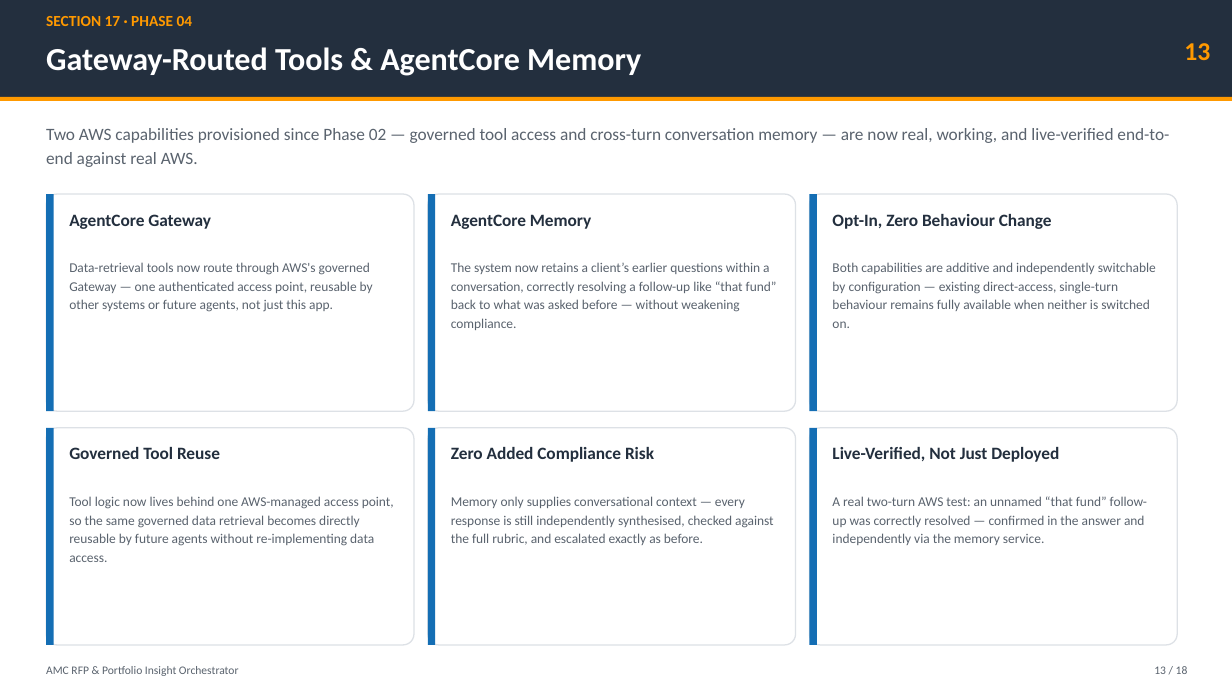
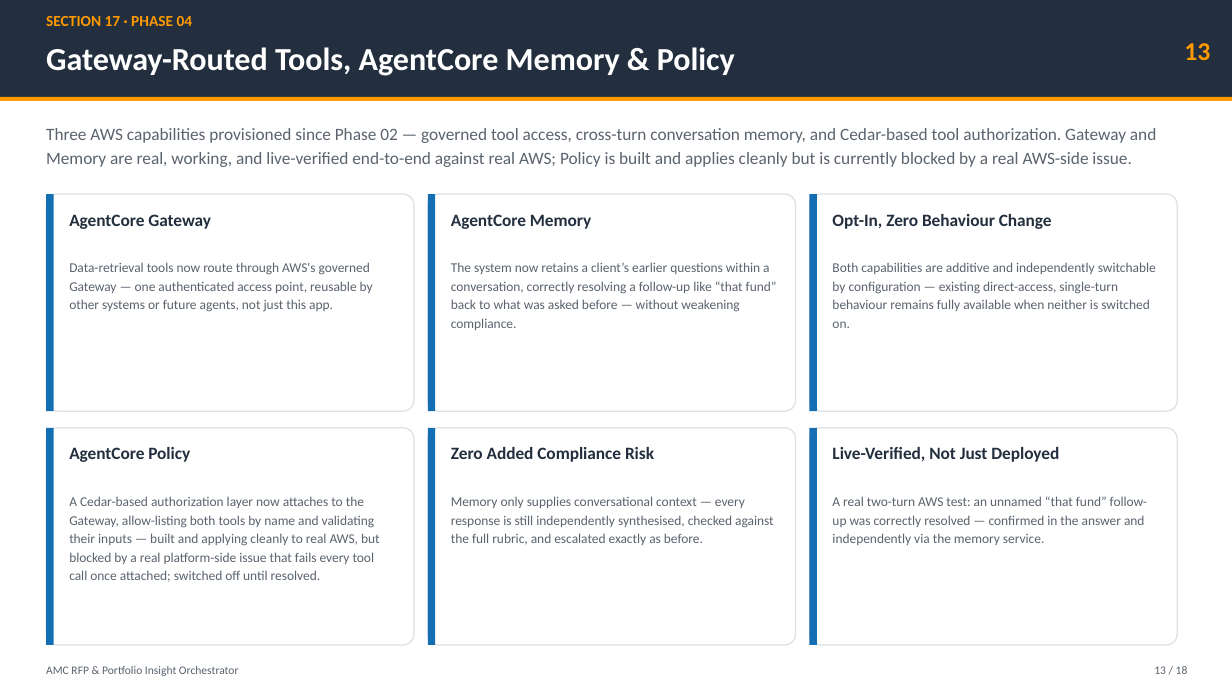
Before and after one commit to kombaraj-ai/uc02-mf-strands-agents-phase-04, a slide deck: slide 13 of docs/AMC_RFP_Orchestrator_Project_Phase01_Phase02_Phase03_Phase04.pptx. Drawn at 1232x693 pixels with LibreOffice and Linux fonts; fonts in the diff are those of the drawing. Boxes give left, top, right and bottom in pixels: in the first picture for what was removed or moved away, otherwise in the second. Text is boxed around its words. In the diff, an @@ line names an element or a change of style, - is before the commit and + after.

Commit message:
feat: implement AgentCore Policy (Cedar authorization), currently blocked by a real AWS issue
Adds a Cedar-based authorization layer (WS10) on top of the AgentCore
Gateway from WS8: a new agentcore-policy Terraform module (policy engine +
per-tool allow-list/input-validation policies), gateway/IAM wiring across
all three environments, and a GatewayPolicyDenialHookProvider so a denial
is reported honestly instead of fabricated or leaked to the client.

Terraform applies cleanly and was live-verified end to end, but attaching
the policy engine to the Gateway - even in log-only mode - makes every
tool call fail with a generic AWS-side InternalServerException, reproduced
consistently and confirmed not caller-identity-related. Policy stays
switched off (enable_policy=false) in dev pending resolution.

Also updates Execution-05.md, architecture.md, ci_cd_runbook.md, the
project report docx, and the Phase 04 deck to document the capability and
its known blocker.

```diff
--- a/docs/AMC_RFP_Orchestrator_Project_Phase01_Phase02_Phase03_Phase04.pptx
+++ b/docs/AMC_RFP_Orchestrator_Project_Phase01_Phase02_Phase03_Phase04.pptx
@@ text at box(46, 47, 735, 76): text changed @@
-Gateway-Routed Tools & AgentCore Memory
+Gateway-Routed Tools, AgentCore Memory & Policy
@@ text at box(46, 128, 1156, 167): text changed @@
-Two AWS capabilities provisioned since Phase 02 — governed tool access and cross-turn conversation memory — are now real, working, and live-verified end-to-end against real AWS.
+Three AWS capabilities provisioned since Phase 02 — governed tool access, cross-turn conversation memory, and Cedar-based tool authorization. Gateway and Memory are real, working, and live-verified end-to-end against real AWS; Policy is built and applies cleanly but is currently blocked by a real AWS-side issue.
@@ text at box(69, 447, 190, 462): text changed @@
-Governed Tool Reuse
+AgentCore Policy
@@ text at box(69, 496, 380, 582): text changed @@
-Tool logic now lives behind one AWS-managed access point, so the same governed data retrieval becomes directly reusable by future agents without re-implementing data access.
+A Cedar-based authorization layer now attaches to the Gateway, allow-listing both tools by name and validating their inputs — built and applying cleanly to real AWS, but blocked by a real platform-side issue that fails every tool call once attached; switched off until resolved.
```
Also in this commit, not shown: 3 other slides changed, 21 other files.
